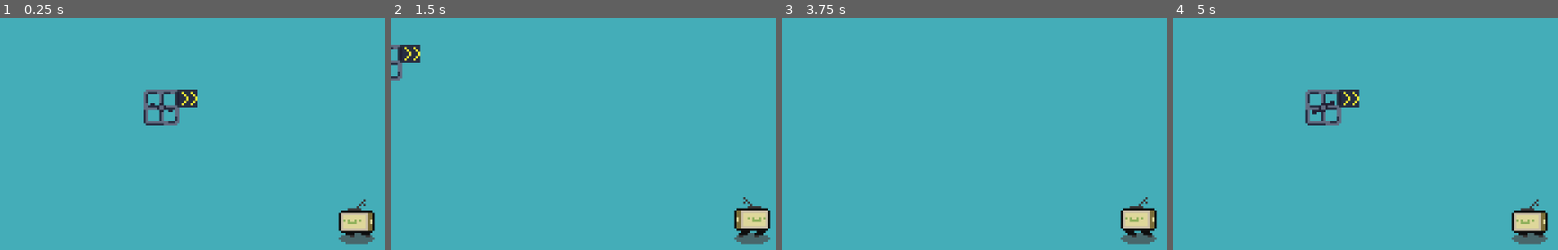
Above: before the commit, frames 1-4 (left to right).
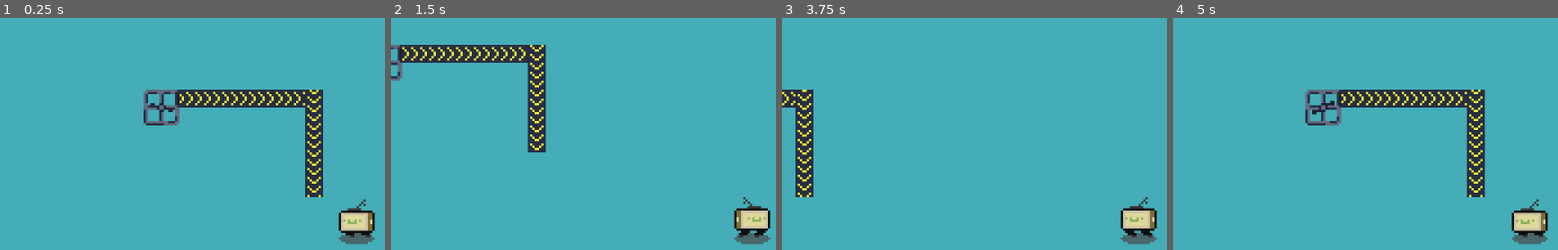
Above: after the commit, the same moments.

Repository: OllieOA/wildgamejam37
Game: Godot game, scene res://Scenes/Main.tscn
The game is run twice, just before and just after one commit, with the same random seed, the same clock (stepped at 60 frames per second) and the same inputs.
Inputs:
- Up to frame 1 (0.25 s): no input
- Up to frame 2 (1.5 s): hold D (right) 0.53-1.28 s; hold S (down) from 1.28 s (still down)
- Up to frame 3 (3.75 s): release S (down) at 2.03 s; hold D (right) 2.03-2.78 s; hold W (up) 2.78-3.53 s; hold A (left) from 3.53 s (still down)
- Up to frame 4 (5 s): keep holding A (left)

The runs differ from the first frame. In frame 1, 4.5% of the frame differs, in the area x 46-84%, y 30-78%; in frame 2, 4.6%; in frame 3, 2.4%; in frame 4, 4.6%, in the area x 43-82%, y 30-78%.

Commit message:
Conveyer functionality has been prototyped. Next will be the unit spawning and mining machine

Diff:
--- a/Scenes/BLIP.gd
+++ b/Scenes/BLIP.gd
@@ -1,12 +1,16 @@
 extends KinematicBody2D
 
 var speed = 100.0
+
+var external_velocity = Vector2.ZERO
+var conveyor_speed = 0.2
+export var belt_dict = {}
 
 # Get nodes
 onready var sprite_body = $Body
 onready var animator = $AnimationPlayer
 
-func _physics_process(delta):
+func _physics_process(_delta):
 	""" Walking section
 		Here, there is an animation component, which is handled by flipping the
 		sprite sheet depending on the direction
@@ -29,7 +33,17 @@
 		animator.play("Idle")
 
 	velocity = velocity.normalized()
-	move_and_slide(velocity * speed)
+	# Check if there is any velocity force on the player
+	var belt_check_velocity = Vector2.ZERO
+	if belt_dict.empty():
+		belt_check_velocity = Vector2.ZERO
+	else:
+		for key in belt_dict.keys():
+			belt_check_velocity += belt_dict[key]
+
+	external_velocity = belt_check_velocity.normalized() * conveyor_speed
+
+	move_and_slide((velocity + external_velocity) * speed)
 
 
 func _check_if_idle() -> bool:
--- a/Scenes/BLIP.tscn
+++ b/Scenes/BLIP.tscn
@@ -37,14 +37,16 @@
 "values": [ 4, 5, 6 ]
 }
 
-[sub_resource type="RectangleShape2D" id=3]
-extents = Vector2( 7.83698, 6.42796 )
+[sub_resource type="RectangleShape2D" id=6]
+extents = Vector2( 4.08717, 1.88108 )
 
 [sub_resource type="CircleShape2D" id=4]
 radius = 91.9687
 
 [node name="KinematicBody2D" type="KinematicBody2D"]
 position = Vector2( 44.075, 27.7234 )
+collision_layer = 2
+collision_mask = 12
 script = ExtResource( 3 )
 
 [node name="Body" type="Sprite" parent="."]
@@ -54,14 +56,15 @@
 frame = 5
 
 [node name="AnimationPlayer" type="AnimationPlayer" parent="."]
-anims/Idle = SubResource( 1 )
+anims/Idle = SubResource( 5 )
 anims/Run = SubResource( 2 )
 
-[node name="CollisionShape2D" type="CollisionShape2D" parent="."]
-position = Vector2( -0.983261, 1.49831 )
-shape = SubResource( 3 )
+[node name="Feet_collision" type="CollisionShape2D" parent="."]
+position = Vector2( 0, 6.18887 )
+shape = SubResource( 6 )
 
-[node name="Area2D" type="Area2D" parent="."]
+[node name="Reach" type="Area2D" parent="."]
 
-[node name="reach" type="CollisionShape2D" parent="Area2D"]
+[node name="Reach_collision" type="CollisionShape2D" parent="Reach"]
+visible = false
 shape = SubResource( 4 )
--- /dev/null
+++ b/Scenes/Conveyor.gd
@@ -0,0 +1,34 @@
+extends Area2D
+
+
+export var conveyor_speed = 0.2
+var conveyor_direction = Vector2.ZERO
+onready var animator = $AnimationPlayer
+onready var current_rotation = self.rotation_degrees
+
+# Called when the node enters the scene tree for the first time.
+func _ready():
+	animator.play("Convey")
+	# Decide the direction of the conveyer belt
+	if current_rotation >= 0 and current_rotation < 1:
+		conveyor_direction.x = conveyor_direction.x + 1
+	elif current_rotation > 89 and current_rotation < 91:
+		conveyor_direction.y = conveyor_direction.y + 1
+	elif current_rotation > 179 and current_rotation < 181:
+		conveyor_direction.x = conveyor_direction.x + -1
+	elif current_rotation > 269 and current_rotation < 271:
+		conveyor_direction.y = conveyor_direction.y + -1
+	else:
+		print("BELT ROTATION INVALID")
+
+
+func _on_Conveyor_body_entered(body: KinematicBody2D):
+	# Add the velocity effect to the body
+	# print("The player has entered the belt " + self.get_name()) # Replace with function body.
+	var conveyor_velocity = conveyor_speed * conveyor_direction.normalized()
+	body.belt_dict[str(self.get_name())] = conveyor_velocity
+
+
+func _on_Conveyor_body_exited(body: Node) -> void:
+	# print("The item has exited the belt " + self.get_name()) # Replace with function body.
+	body.belt_dict.erase(str(self.get_name()))
--- a/Scenes/Conveyor.tscn
+++ b/Scenes/Conveyor.tscn
@@ -1,6 +1,7 @@
-[gd_scene load_steps=4 format=2]
+[gd_scene load_steps=5 format=2]
 
 [ext_resource path="res://Assets/Art/machine_conveyor_PLACEHOLDER.png" type="Texture" id=1]
+[ext_resource path="res://Scenes/Conveyor.gd" type="Script" id=2]
 
 [sub_resource type="Animation" id=1]
 resource_name = "Convey"
@@ -20,9 +21,12 @@
 }
 
 [sub_resource type="RectangleShape2D" id=2]
-extents = Vector2( 3.79271, 3.84038 )
+extents = Vector2( 2.06418, 2.09239 )
 
-[node name="Conveyor" type="StaticBody2D"]
+[node name="Conveyor" type="Area2D"]
+collision_layer = 4
+collision_mask = 2
+script = ExtResource( 2 )
 
 [node name="Sprite" type="Sprite" parent="."]
 texture = ExtResource( 1 )
@@ -35,3 +39,6 @@
 [node name="CollisionShape2D" type="CollisionShape2D" parent="."]
 position = Vector2( 4, 4 )
 shape = SubResource( 2 )
+
+[connection signal="body_entered" from="." to="." method="_on_Conveyor_body_entered"]
+[connection signal="body_exited" from="." to="." method="_on_Conveyor_body_exited"]
--- a/Scenes/Machine_Miner.tscn
+++ b/Scenes/Machine_Miner.tscn
@@ -23,8 +23,29 @@
 "values": [ 0, 1, 2, 3, 4, 5, 6, 7 ]
 }
 
+[sub_resource type="GDScript" id=3]
+script/source = "extends AnimationPlayer
+
+
+# Declare member variables here. Examples:
+# var a: int = 2
+# var b: String = \"text\"
+
+
+# Called when the node enters the scene tree for the first time.
+func _ready() -> void:
+	pass # Replace with function body.
+
+
+# Called every frame. 'delta' is the elapsed time since the previous frame.
+#func _process(delta: float) -> void:
+#	pass
+"
+
 [node name="Machine_Miner" type="StaticBody2D"]
 position = Vector2( 8, 8 )
+collision_layer = 8
+collision_mask = 9
 script = ExtResource( 2 )
 
 [node name="CollisionShape2D" type="CollisionShape2D" parent="."]
@@ -36,7 +57,7 @@
 centered = false
 offset = Vector2( -8, -8 )
 hframes = 8
-frame = 3
 
 [node name="AnimationPlayer" type="AnimationPlayer" parent="."]
 anims/Mine = SubResource( 2 )
+script = SubResource( 3 )
--- /dev/null
+++ b/Scenes/Main.gd
@@ -0,0 +1,21 @@
+""" Game management
+
+	This script will manage the timing aspect of the game and provide a tick
+	for machines/belts etc. to use
+"""
+
+extends Node2D
+var total_ticks = 0
+var tick_time = 0.01
+
+func _ready():
+	# Establish a tick timer
+	var timer = Timer.new()
+	add_child(timer)
+	timer.set_wait_time(tick_time)
+	timer.connect("timeout", self, "_on_Timer_timeout")
+	timer.start()
+
+
+func _on_Timer_timeout():
+	pass
--- a/Scenes/Main.tscn
+++ b/Scenes/Main.tscn
@@ -1,10 +1,64 @@
-[gd_scene load_steps=4 format=2]
+[gd_scene load_steps=5 format=2]
 
 [ext_resource path="res://Scenes/BLIP.tscn" type="PackedScene" id=1]
 [ext_resource path="res://Scenes/Machine_Miner.tscn" type="PackedScene" id=2]
 [ext_resource path="res://Scenes/Conveyor.tscn" type="PackedScene" id=3]
+[ext_resource path="res://Scenes/Main.gd" type="Script" id=4]
 
 [node name="Main" type="Node2D"]
+script = ExtResource( 4 )
+
+[node name="Machines_Miners" type="Node2D" parent="."]
+
+[node name="Machine_Miner" parent="Machines_Miners" instance=ExtResource( 2 )]
+position = Vector2( 64, 32 )
+
+[node name="Machines_Conveyors" type="Node2D" parent="."]
+
+[node name="Conveyor" parent="Machines_Conveyors" instance=ExtResource( 3 )]
+position = Vector2( 80, 32 )
+
+[node name="Conveyor3" parent="Machines_Conveyors" instance=ExtResource( 3 )]
+position = Vector2( 96, 32 )
+
+[node name="Conveyor4" parent="Machines_Conveyors" instance=ExtResource( 3 )]
+position = Vector2( 104, 32 )
+
+[node name="Conveyor5" parent="Machines_Conveyors" instance=ExtResource( 3 )]
+position = Vector2( 112, 32 )
+
+[node name="Conveyor6" parent="Machines_Conveyors" instance=ExtResource( 3 )]
+position = Vector2( 120, 32 )
+
+[node name="Conveyor7" parent="Machines_Conveyors" instance=ExtResource( 3 )]
+position = Vector2( 128, 32 )
+
+[node name="Conveyor8" parent="Machines_Conveyors" instance=ExtResource( 3 )]
+position = Vector2( 144, 32 )
+rotation = 1.5708
+
+[node name="Conveyor9" parent="Machines_Conveyors" instance=ExtResource( 3 )]
+position = Vector2( 144, 40 )
+rotation = 1.5708
+
+[node name="Conveyor10" parent="Machines_Conveyors" instance=ExtResource( 3 )]
+position = Vector2( 144, 48 )
+rotation = 1.5708
+
+[node name="Conveyor11" parent="Machines_Conveyors" instance=ExtResource( 3 )]
+position = Vector2( 144, 56 )
+rotation = 1.5708
+
+[node name="Conveyor12" parent="Machines_Conveyors" instance=ExtResource( 3 )]
+position = Vector2( 144, 64 )
+rotation = 1.5708
+
+[node name="Conveyor13" parent="Machines_Conveyors" instance=ExtResource( 3 )]
+position = Vector2( 144, 72 )
+rotation = 1.5708
+
+[node name="Conveyor2" parent="Machines_Conveyors" instance=ExtResource( 3 )]
+position = Vector2( 88, 32 )
 
 [node name="BLIP" parent="." instance=ExtResource( 1 )]
 position = Vector2( 160, 90 )
@@ -14,9 +68,3 @@
 anchor_mode = 0
 current = true
 zoom = Vector2( 0.25, 0.25 )
-
-[node name="Machine_Miner" parent="." instance=ExtResource( 2 )]
-position = Vector2( 64, 32 )
-
-[node name="Conveyor" parent="." instance=ExtResource( 3 )]
-position = Vector2( 80, 32 )
--- a/project.godot
+++ b/project.godot
@@ -69,6 +69,13 @@
  ]
 }
 
+[layer_names]
+
+2d_physics/layer_1="bits"
+2d_physics/layer_2="player"
+2d_physics/layer_3="belts"
+2d_physics/layer_4="machines"
+
 [physics]
 
 common/enable_pause_aware_picking=true
Binary file added: Assets/Art/unit_bit_buildable.png
Binary file added: Assets/Art/unit_mineable.png
Not shown: 1 places in Scenes/BLIP.tscn that only renumber resources
Not shown: 1 places in Scenes/Machine_Miner.tscn that only renumber resources
